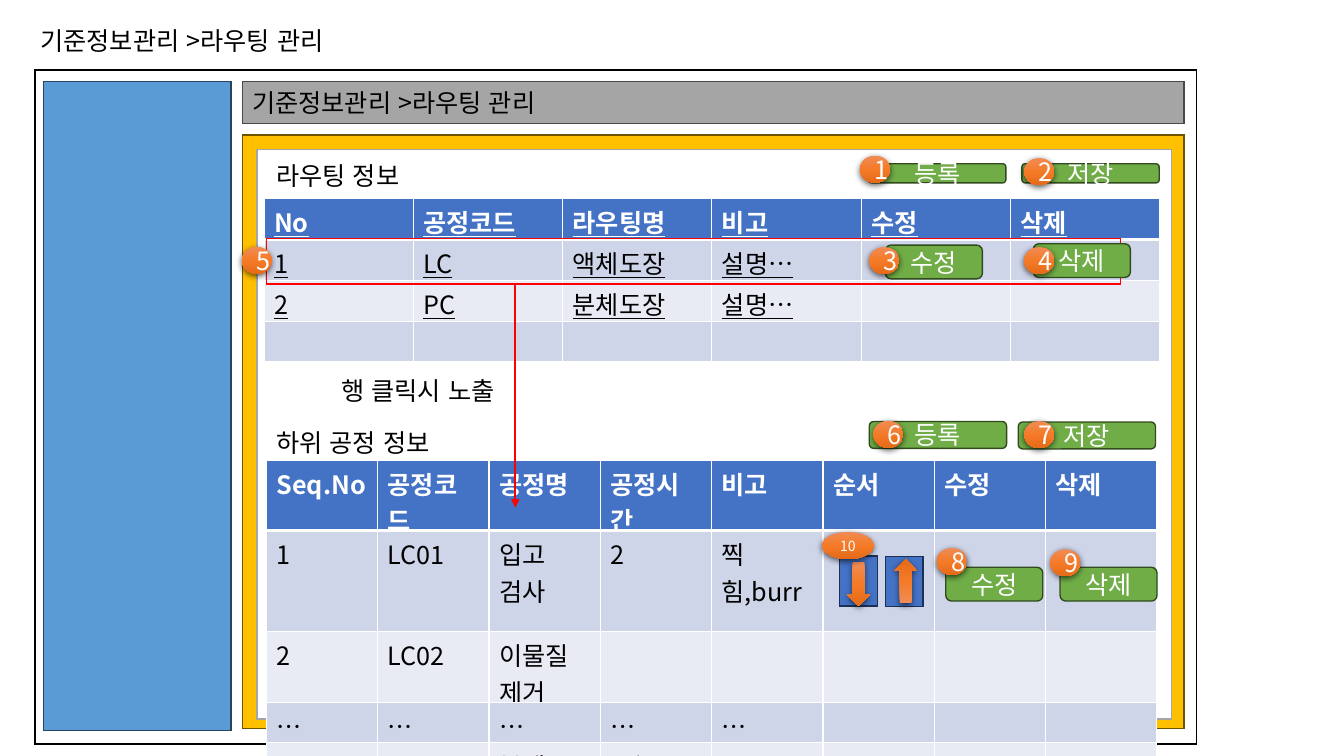
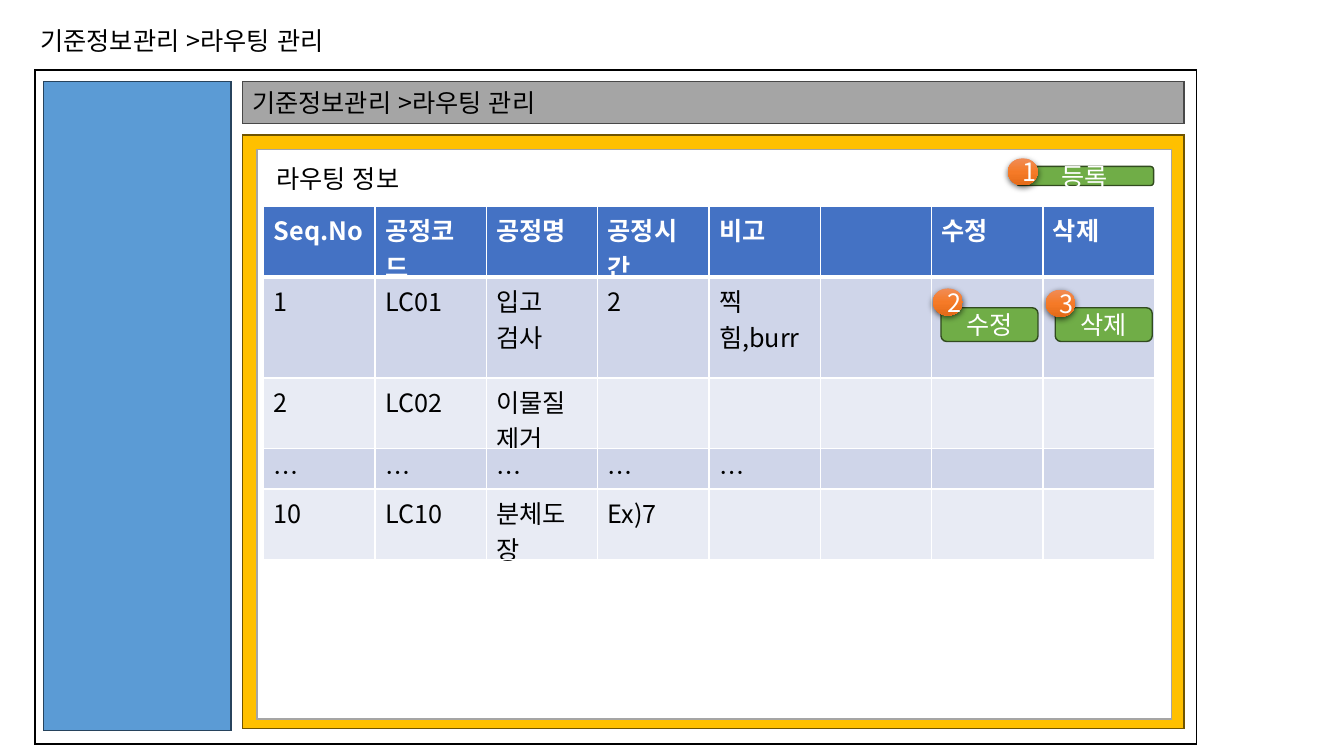
Before and after one commit to pky6147/ThreeCode, a slide deck: slide 4 of 문서/김성민/화면설계(진행현황, 작업지시,출하증 제외).pptx. Drawn at 1344x756 pixels with LibreOffice and Linux fonts; fonts in the diff are those of the drawing. Boxes give left, top, right and bottom in pixels: in the first picture for what was removed or moved away, otherwise in the second. Text is boxed around its words. In the diff, an @@ line names an element or a change of style, - is before the commit and + after.

Commit message:
화면설계서 ppt수정, 서류작성

```diff
--- a/문서/김성민/화면설계(진행현황, 작업지시,출하증 제외).pptx
+++ b/문서/김성민/화면설계(진행현황, 작업지시,출하증 제외).pptx
@@ ellipse "1": place and size @@
-ellipse "1" at bbox=[860, 156, 890, 184]
+ellipse "1" at bbox=[1008, 158, 1038, 186]
@@ rounded rectangle "등록": place and size @@
-rounded rectangle "등록" at bbox=[869, 164, 1006, 184]
+rounded rectangle "등록" at bbox=[1016, 166, 1153, 186]
@@ rounded rectangle removed at bbox=[1022, 164, 1159, 184] @@
-저장
@@ table at bbox=[264, 207, 1151, 565] @@
-row 1, column 6: 순서
+row 1, column 6: 
@@ table: place and size @@
-table at bbox=[266, 460, 1153, 756]
+table at bbox=[264, 207, 1151, 565]
@@ table removed at bbox=[264, 199, 1159, 362], 4 rows, 6 columns @@
-No | 공정코드 | 라우팅명 | 비고 | 수정 | 삭제
-1 | LC | 액체도장 | 설명… |  | 
-2 | PC | 분체도장 | 설명… |  | 
- |  |  |  |  | 
@@ rectangle removed at bbox=[266, 239, 1121, 284] @@
@@ ellipse removed at bbox=[242, 247, 272, 274] @@
-5
@@ rounded rectangle removed at bbox=[885, 245, 982, 278] @@
-수정
@@ ellipse removed at bbox=[1024, 247, 1055, 274] @@
-4
@@ rounded rectangle removed at bbox=[1033, 244, 1130, 277] @@
-삭제
@@ arrow removed from (515, 284) to (515, 508) @@
@@ ellipse "2": place and size @@
-ellipse "2" at bbox=[1024, 158, 1055, 186]
+ellipse "2" at bbox=[934, 288, 964, 316]
@@ ellipse "3": place and size @@
-ellipse "3" at bbox=[869, 247, 899, 274]
+ellipse "3" at bbox=[1046, 289, 1076, 317]
@@ rounded rectangle "수정": place and size @@
-rounded rectangle "수정" at bbox=[946, 568, 1043, 601]
+rounded rectangle "수정" at bbox=[942, 308, 1038, 341]
@@ rounded rectangle "삭제": place and size @@
-rounded rectangle "삭제" at bbox=[1061, 568, 1157, 601]
+rounded rectangle "삭제" at bbox=[1056, 308, 1152, 341]
@@ text removed at bbox=[341, 379, 494, 402] @@
-행 클릭시 노출
@@ text in rectangle at bbox=[643, 413, 784, 449]: text added @@
+Content영역
@@ text removed at bbox=[276, 431, 429, 454] @@
-하위 공정 정보
@@ rounded rectangle removed at bbox=[869, 421, 1006, 449] @@
-등록
@@ ellipse removed at bbox=[873, 420, 903, 448] @@
-6
@@ rounded rectangle removed at bbox=[1018, 422, 1155, 450] @@
-저장
@@ ellipse removed at bbox=[1024, 421, 1055, 449] @@
-7
@@ ellipse removed at bbox=[823, 532, 874, 560] @@
-10
@@ rectangle removed at bbox=[840, 557, 877, 607] @@
@@ down arrow removed at bbox=[847, 563, 870, 607] @@
@@ rectangle removed at bbox=[886, 557, 924, 607] @@
@@ down arrow removed at bbox=[894, 560, 918, 604] @@
@@ ellipse removed at bbox=[938, 548, 968, 576] @@
-8
@@ ellipse removed at bbox=[1051, 549, 1081, 577] @@
-9
```
Also in this commit, not shown: 8 other slides changed, 2 slides added, 3 other files.
